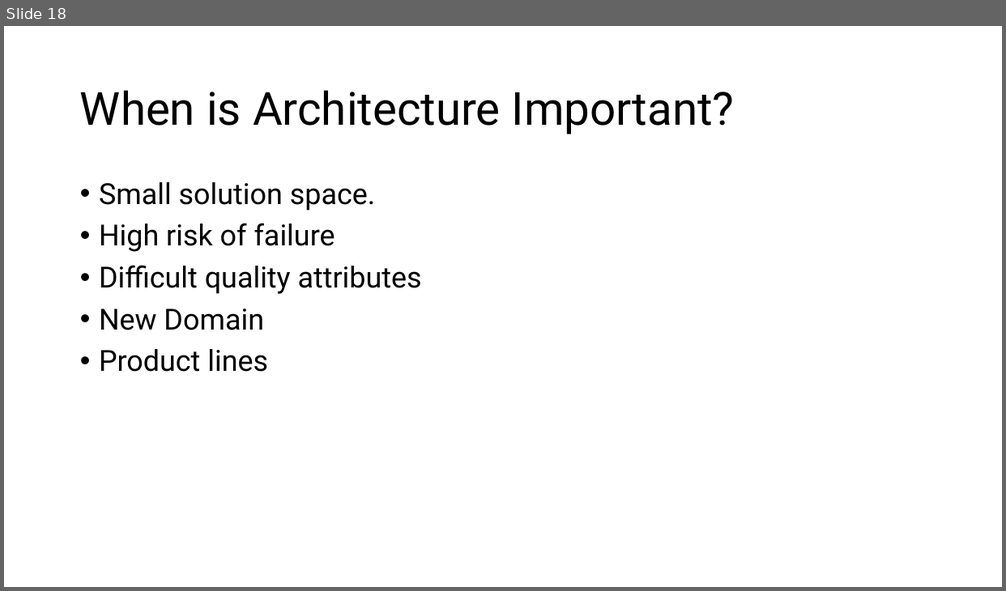
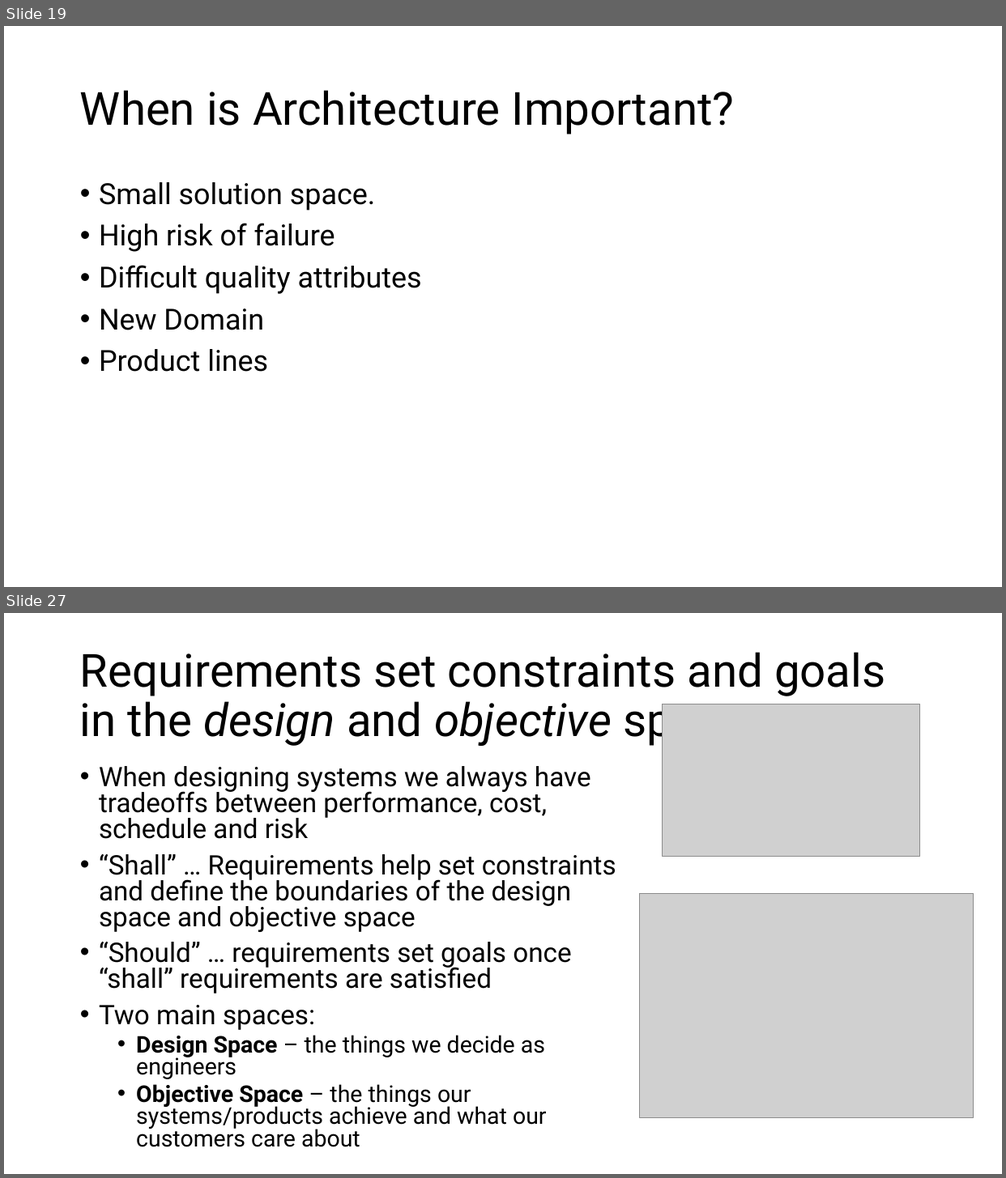
Before and after one commit to aregm/system-design-course, a slide deck: docs/Lecture 1.pptx. Shown one above the other, each under a label of ours: slide 18 before the commit, slides 19 and 27 after it; the slides between them are not shown. The pictures are 1006x591 and 1006x1178 pixels, drawn with LibreOffice and Linux fonts; fonts in the diff are those of the drawing; grey boxes stand for pictures. Boxes give left, top, right and bottom in pixels: in the first picture for what was removed or moved away, otherwise in the second. Text is boxed around its words. In the diff, an @@ line names an element or a change of style, - is before the commit and + after.

```diff
--- a/docs/Lecture 1.pptx
+++ b/docs/Lecture 1.pptx
@@ slide 27 added at bbox=[4, 613, 1002, 1174], background #FFFFFF @@
@@ title added at bbox=[80, 652, 885, 747], 44 pt, text #000000 @@
+Requirements set constraints and goals in the design and objective space
@@ picture added at bbox=[663, 705, 920, 856] @@
@@ text added at bbox=[99, 766, 616, 1148], 25.9 pt, text #000000 @@
+• When designing systems we always have tradeoffs between performance, cost, schedule and risk
+• “Shall” … Requirements help set constraints and define the boundaries of the design space and objective space
+• “Should” … requirements set goals once “shall” requirements are satisfied
+• Two main spaces:
+  • Design Space – the things we decide as engineers
+  • Objective Space – the things our systems/products achieve and what our customers care about
@@ picture added at bbox=[640, 894, 974, 1118] @@
@@ what was slide 18 is now slide 19 @@
```
Also in this commit, not shown: 3 slides changed, 18 other slides added, 1 slide removed.
